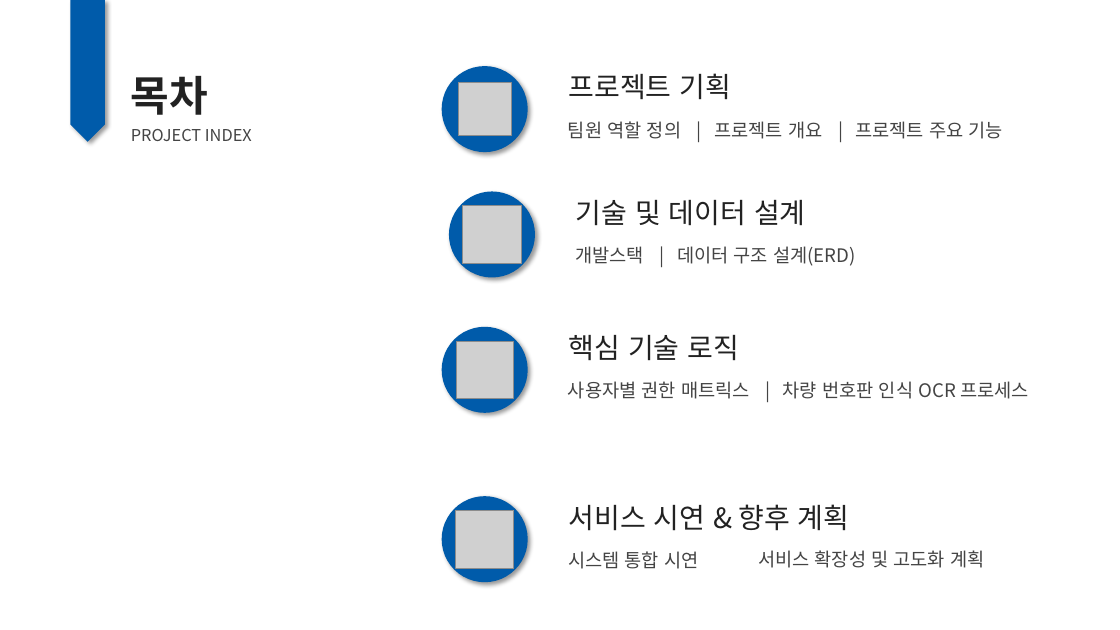
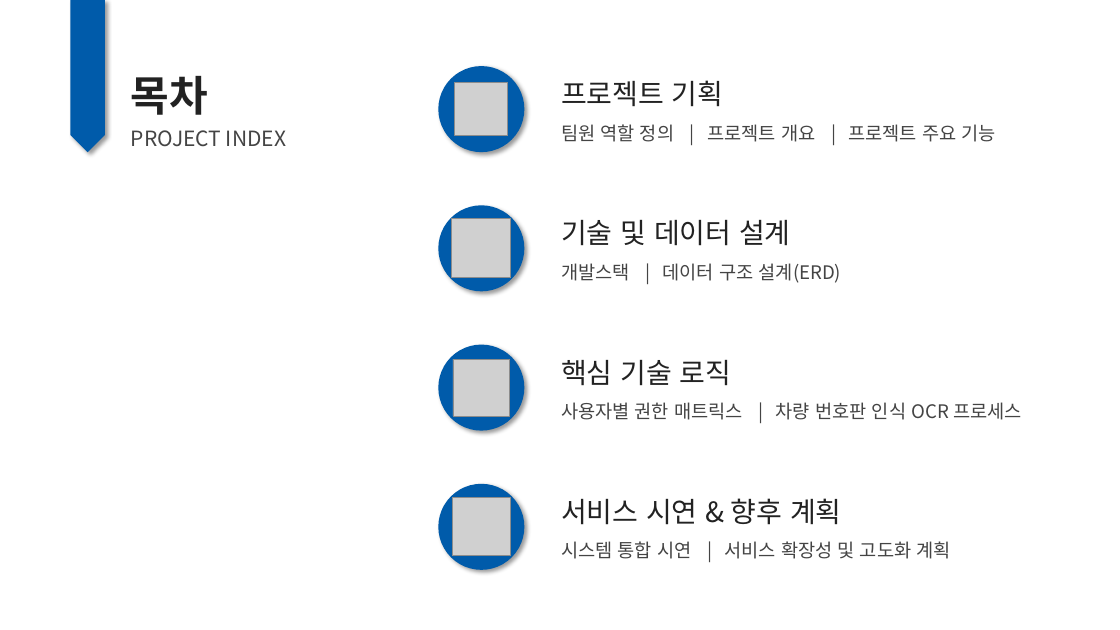
Before and after one commit to DongHyun0521/MBC_middle_project, a slide deck: slide 2 of etc/middle_ppt.pptx. Drawn at 1120x630 pixels with LibreOffice and Linux fonts; fonts in the diff are those of the drawing; grey boxes stand for pictures. Boxes give left, top, right and bottom in pixels: in the first picture for what was removed or moved away, otherwise in the second. Text is boxed around its words. In the diff, an @@ line names an element or a change of style, - is before the commit and + after.

```diff
--- a/etc/middle_ppt.pptx
+++ b/etc/middle_ppt.pptx
@@ pentagon arrow: place and size @@
-pentagon arrow at [71, 0, 105, 142]
+pentagon arrow at [71, 0, 105, 152]
@@ ellipse: place and size @@
-ellipse at [442, 66, 528, 152]
+ellipse at [439, 66, 524, 152]
@@ picture: place and size @@
-picture at [459, 82, 512, 135]
+picture at [455, 82, 508, 135]
@@ text "프로젝트 기획": place and size @@
-text "프로젝트 기획" at [569, 73, 732, 100]
+text "프로젝트 기획" at [561, 80, 724, 107]
@@ text "팀원 역할 정의 | 프로젝트 ...": place and size @@
-text "팀원 역할 정의 | 프로젝트 ..." at [568, 121, 1003, 139]
+text "팀원 역할 정의 | 프로젝트 ..." at [561, 124, 996, 142]
@@ text "PROJECT INDEX" at [131, 130, 286, 147]: size 14 to 18 pt @@
@@ ellipse: place and size @@
-ellipse at [450, 192, 535, 277]
+ellipse at [439, 205, 524, 291]
@@ picture: place and size @@
-picture at [463, 205, 522, 264]
+picture at [452, 219, 511, 278]
@@ text "기술 및 데이터 설계": place and size @@
-text "기술 및 데이터 설계" at [576, 200, 806, 226]
+text "기술 및 데이터 설계" at [561, 220, 791, 246]
@@ text "개발스택 | 데이터 구조 설계(ERD)": place and size @@
-text "개발스택 | 데이터 구조 설계(ERD)" at [575, 246, 855, 266]
+text "개발스택 | 데이터 구조 설계(ERD)" at [561, 263, 841, 283]
@@ ellipse: place and size @@
-ellipse at [442, 327, 528, 413]
+ellipse at [439, 344, 524, 430]
@@ text "핵심 기술 로직": place and size @@
-text "핵심 기술 로직" at [569, 335, 739, 361]
+text "핵심 기술 로직" at [561, 360, 732, 386]
@@ picture: place and size @@
-picture at [456, 341, 513, 398]
+picture at [453, 360, 510, 417]
@@ text "사용자별 권한 매트릭스 | 차량 ...": place and size @@
-text "사용자별 권한 매트릭스 | 차량 ..." at [568, 381, 1028, 399]
+text "사용자별 권한 매트릭스 | 차량 ..." at [561, 402, 1021, 420]
@@ ellipse: place and size @@
-ellipse at [442, 497, 528, 582]
+ellipse at [439, 484, 524, 570]
@@ picture: place and size @@
-picture at [455, 510, 513, 568]
+picture at [452, 498, 510, 556]
@@ text "서비스 시연 & 향후 계획": place and size @@
-text "서비스 시연 & 향후 계획" at [569, 504, 850, 531]
+text "서비스 시연 & 향후 계획" at [561, 498, 842, 525]
@@ text at [561, 541, 951, 559]: text changed @@
-시스템 통합 시연
+시스템 통합 시연 | 서비스 확장성 및 고도화 계획
@@ text removed at [758, 550, 984, 568] @@
-서비스 확장성 및 고도화 계획
```
Also in this commit, not shown: 12 other slides changed, 1 slide added, 1 slide removed, 59 other files.
